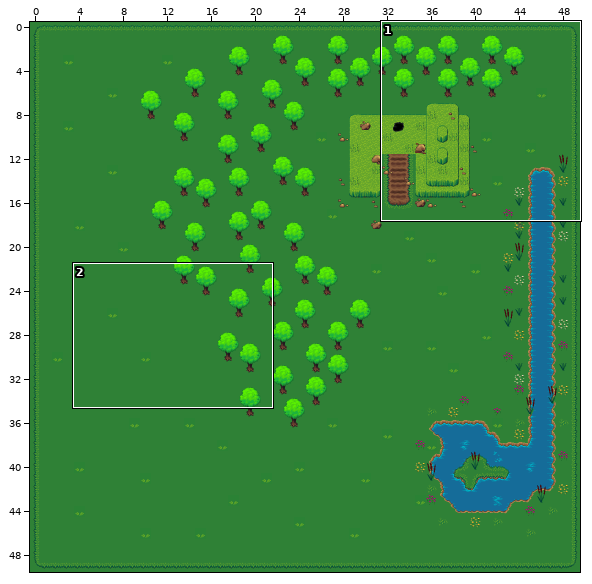
An edit to a level. Tiled map (JSON), frontend/js/assets/maps/hyrule.json. The picture above shows the old version from afar; the outline marks the close-up.
Close-up. Before the commit:
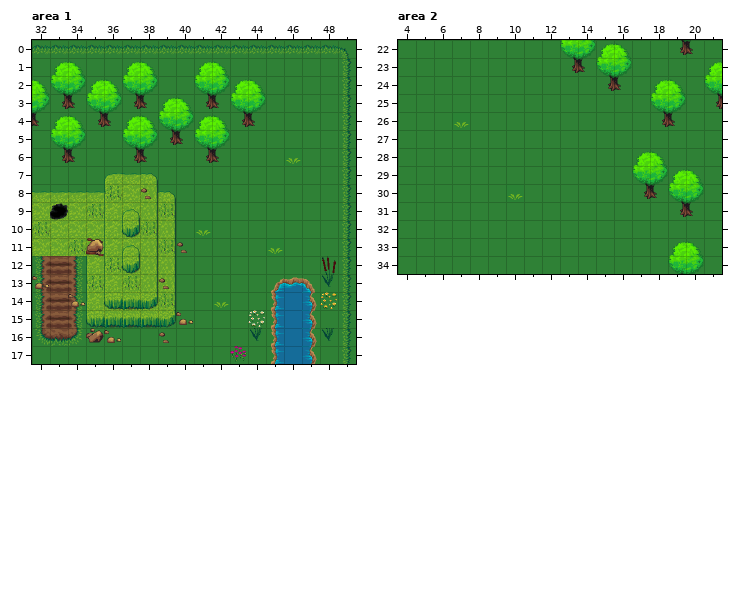
Cells are 32x32 px. Shown: area 1 x 32..49, y 0..17; area 2 x 4..21, y 22..34. The commit also changed other parts of the map, which this record leaves out.
After:
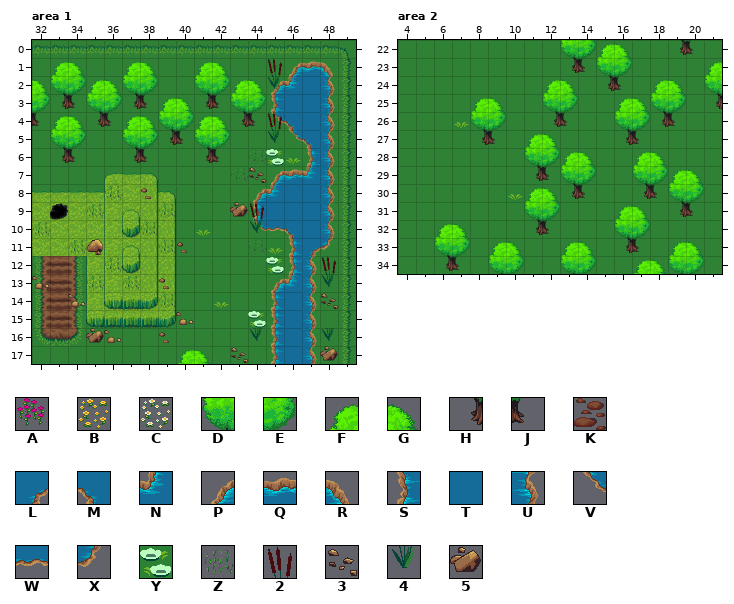
Key: from "32x32_map_tile v3.1 [MARGINLES": A 185, B 186, C 232, D 276, E 277, F 278, G 279, H 299, J 300; from "terrain": K 6, L 19, M 20, N 41, P 60, Q 61, R 62, S 81, T 82, U 83, V 102, W 103, X 104, Y 240, Z 246, 2 437, 3 438, 4 458, 5 461.
_ is an empty cell, . an unchanged one.
The edit:
--- layer "Water", area 1
@@ x 44..48 @@
- 1 ..___
- 2 .____
- 3 .____
- 4 .____
- 5 ..___
- 6 ...__
- 7 .____
- 8 _____
- 9 _____
-10 _____
-11 ..___
-12 ..__.
-13 ..QR.
+ 1 ..PQR
+ 2 .PNTU
+ 3 .STTU
+ 4 .VMTU
+ 5 ..VMU
+ 6 ...SU
+ 7 .PQNU
+ 8 PNTTU
+ 9 STTTU
+10 VWMTU
+11 ..SLX
+12 ..SU.
+13 ..NU.
--- layer "Trees", area 1
@@ x 40..41 @@
-17 __
+17 FG
--- layer "UpperMountain", area 1
@@ x 35..35 @@
-11 K
+11 _
--- layer "OuterGrass", area 1
@@ x 45..45 @@
- 1 _
- 2 _
+ 1 2
+ 2 4
@@ x 43..45 @@
- 4 .._
- 5 .._
- 6 .__
- 7 __.
+ 4 ..2
+ 5 ..4
+ 6 .ZY
+ 7 Z3.
@@ x 43..45 @@
- 9 __.
-10 ._.
-11 ._.
-12 .._
+ 9 52.
+10 .4.
+11 .Z.
+12 ..Y
@@ x 44..48 @@
-14 ....B
-15 C....
+14 ....3
+15 Y....
@@ x 43..48 @@
-17 A...._
+17 3....5
--- layer "Trees", area 2
@@ x 6..18 @@
-24 ......__.....
-25 ..__..__..__.
-26 ..__..__..__.
-27 ..__.__...__.
-28 .....____....
-29 .....____....
-30 .....____....
-31 .....__...__.
-32 __...__...__.
-33 __.__..__.__.
-34 __.__..__..__
+24 ......FG.....
+25 ..FG..DE..FG.
+26 ..DE..HJ..DE.
+27 ..HJ.FG...HJ.
+28 .....DEFG....
+29 .....HJDE....
+30 .....FGHJ....
+31 .....DE...FG.
+32 FG...HJ...DE.
+33 DE.FG..FG.HJ.
+34 HJ.DE..DE..FG
